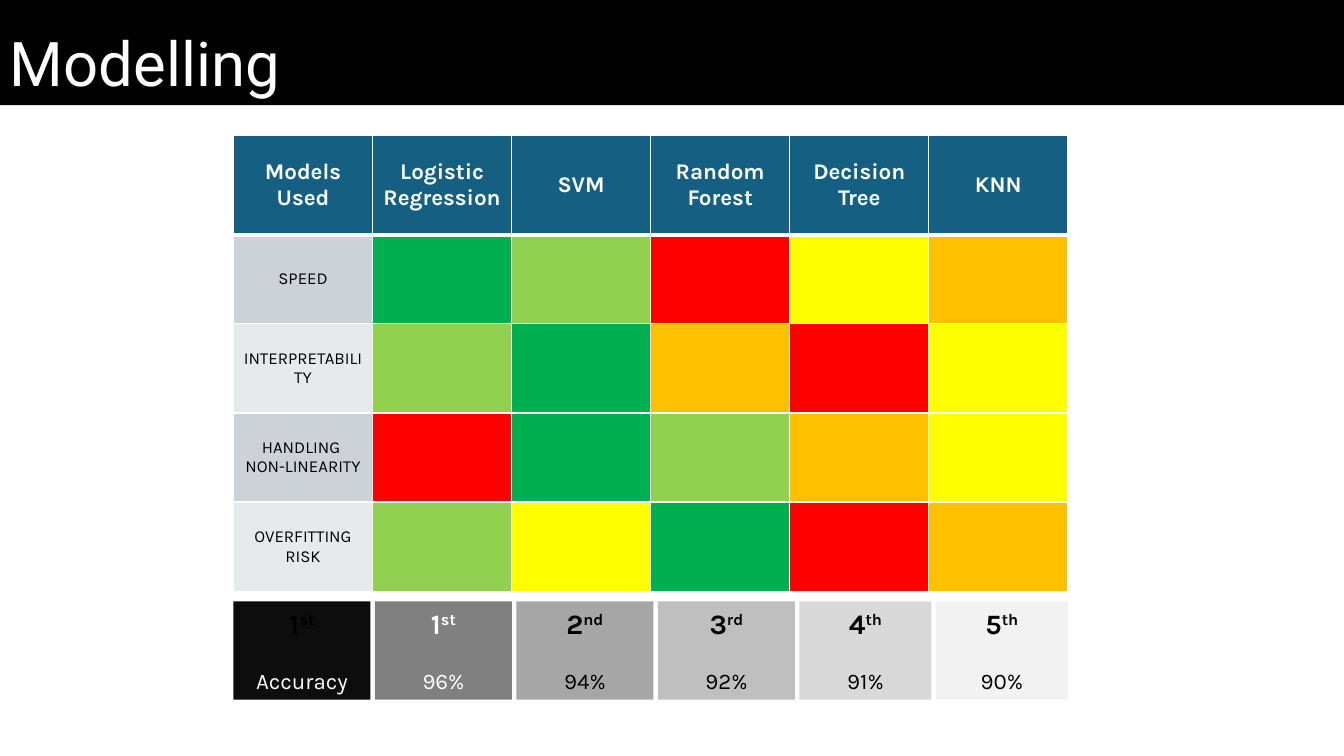
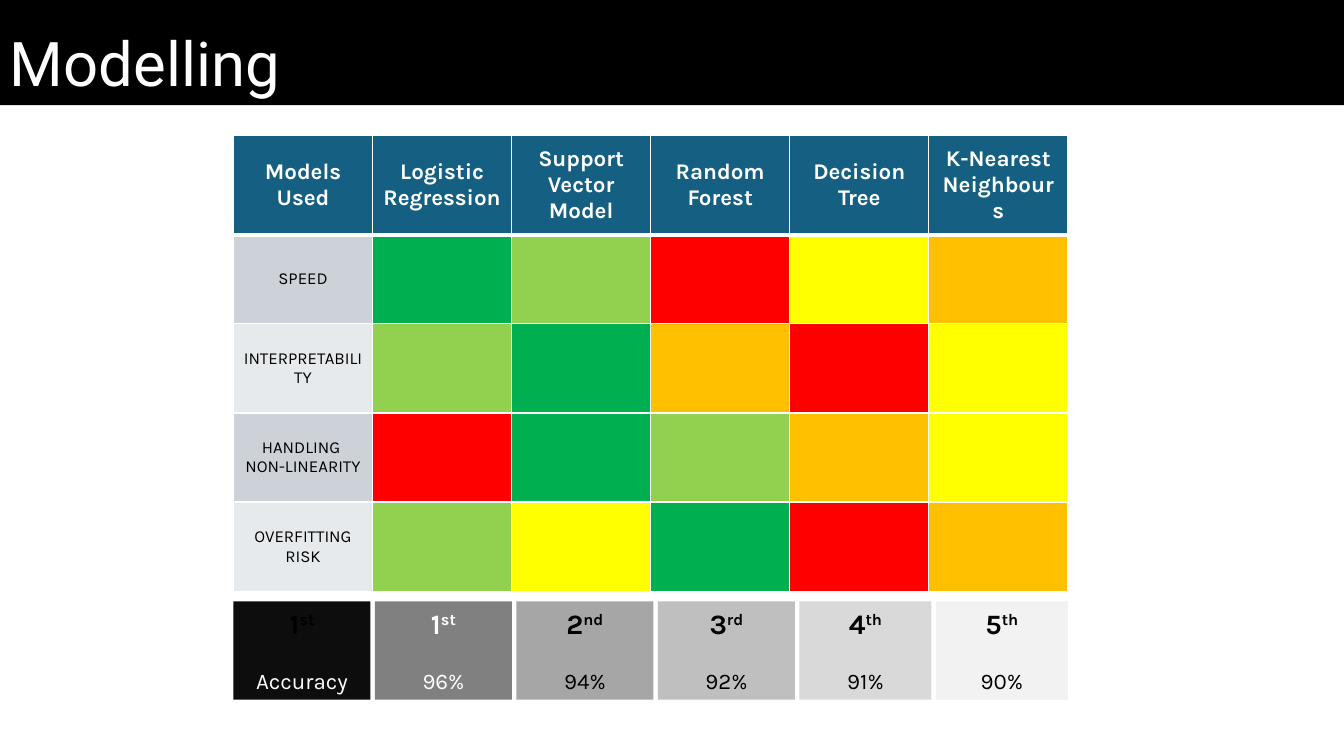
Before and after one commit to Whereiswendy/Fake-News-Predictor, a slide deck: slide 9 of DRAFT_Slides_v0.2_ww.pptx. Drawn at 1344x756 pixels with LibreOffice and Linux fonts; fonts in the diff are those of the drawing. Boxes give left, top, right and bottom in pixels: in the first picture for what was removed or moved away, otherwise in the second. Text is boxed around its words. In the diff, an @@ line names an element or a change of style, - is before the commit and + after.

```diff
--- a/DRAFT_Slides_v0.2_ww.pptx
+++ b/DRAFT_Slides_v0.2_ww.pptx
@@ table at (234,135,1069,592) @@
-row 1, column 3: SVM
+row 1, column 3: Support Vector Model
-row 1, column 6: KNN
+row 1, column 6: K-Nearest Neighbours
```
Also in this commit, not shown: 3 other slides changed, 2 slides added, 2 slides removed, 1 other file.
